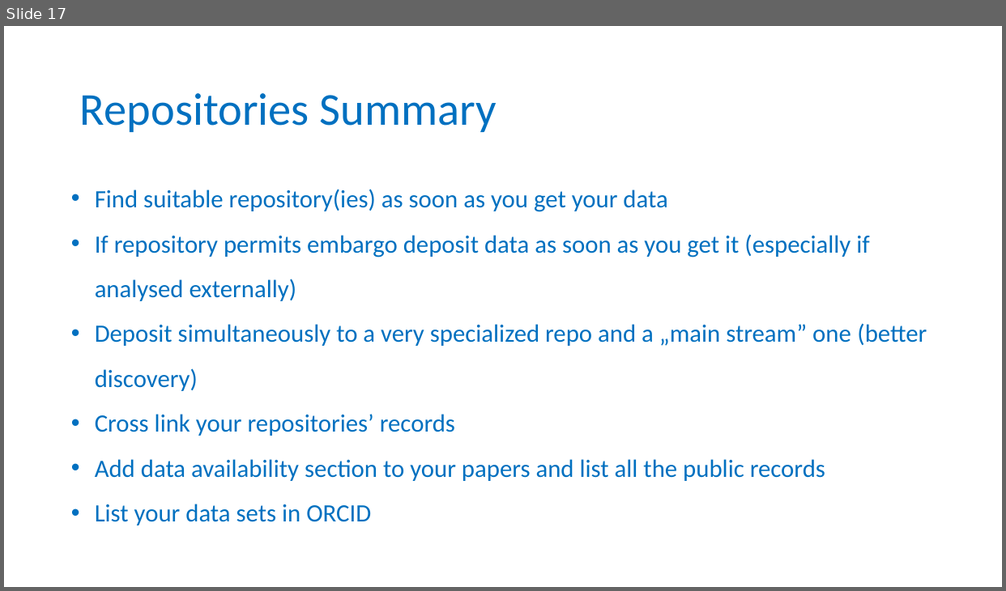
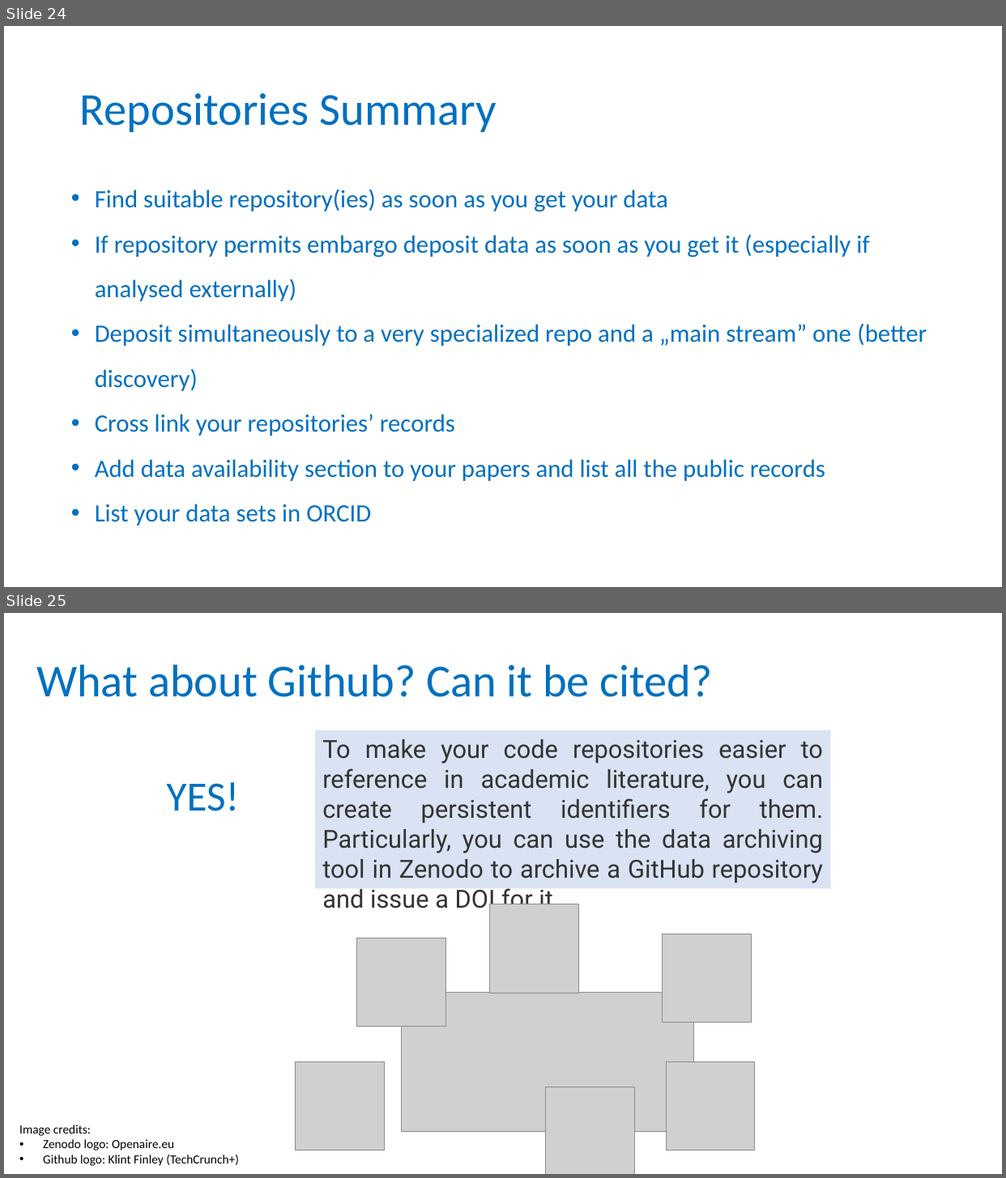
Before and after one commit to tobyhodges/solid-waddle, a slide deck: instructors/13-Repositories_v2.0.pptx. Shown one above the other, each under a label of ours: slide 17 before the commit, slides 24 and 25 after it. The pictures are 1006x591 and 1006x1178 pixels, drawn with LibreOffice and Linux fonts; fonts in the diff are those of the drawing; grey boxes stand for pictures; background and template pictures are left out. Boxes give left, top, right and bottom in pixels: in the first picture for what was removed or moved away, otherwise in the second. Text is boxed around its words. In the diff, an @@ line names an element or a change of style, - is before the commit and + after.

Commit message:
modified slides for data repositories

```diff
--- a/instructors/13-Repositories_v2.0.pptx
+++ b/instructors/13-Repositories_v2.0.pptx
@@ slide 25 added at bbox=[4, 613, 1002, 1174], background #FFFFFF @@
@@ title added at bbox=[36, 664, 713, 697], 44 pt, text #0070C0 @@
+What about Github? Can it be cited?
@@ rectangle added at bbox=[315, 730, 831, 889], fill #DAE3F3, 24 pt, text #333333 @@
+To make your code repositories easier to reference in academic literature, you can create persistent identifiers for them. Particularly, you can use the data archiving tool in Zenodo to archive a GitHub repository and issue a DOI for it.
@@ text added at bbox=[167, 782, 240, 811], 40 pt, text #0070C0 @@
+YES!
@@ picture added at bbox=[490, 905, 579, 994] @@
@@ picture added at bbox=[356, 938, 445, 1027] @@
@@ picture added at bbox=[662, 934, 751, 1023] @@
@@ picture added at bbox=[402, 993, 694, 1131] @@
@@ picture added at bbox=[296, 1063, 385, 1152] @@
@@ picture added at bbox=[667, 1063, 756, 1152] @@
@@ picture added at bbox=[546, 1088, 635, 1174] @@
@@ text added at bbox=[19, 1125, 239, 1166], 12 pt, text #000000 @@
+Image credits:
+• Zenodo logo: Openaire.eu
+• Github logo: Klint Finley (TechCrunch+)
@@ what was slide 17 is now slide 24 @@
```
Also in this commit, not shown: 5 slides changed, 7 other slides added.
